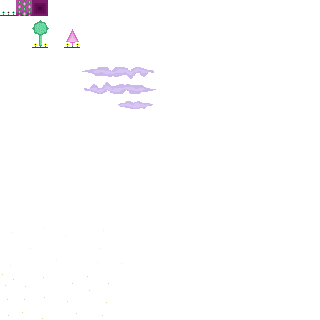
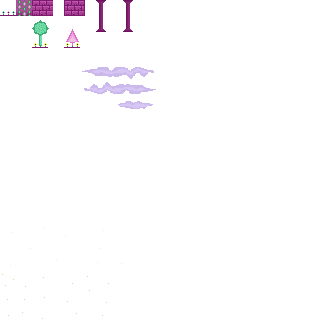
Before/after of a 320×320 layered artwork. What changed in the layer stack:
painted on "tilesheet.png" over [31, 0, 133, 32]
